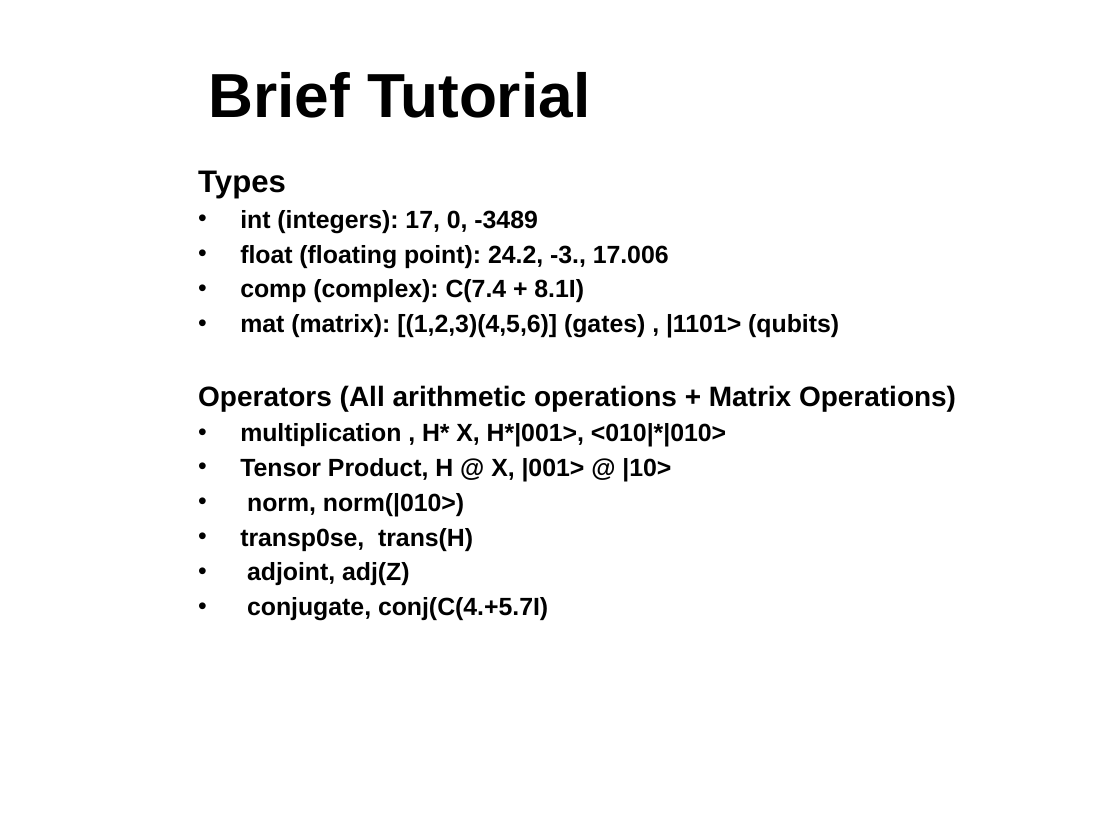
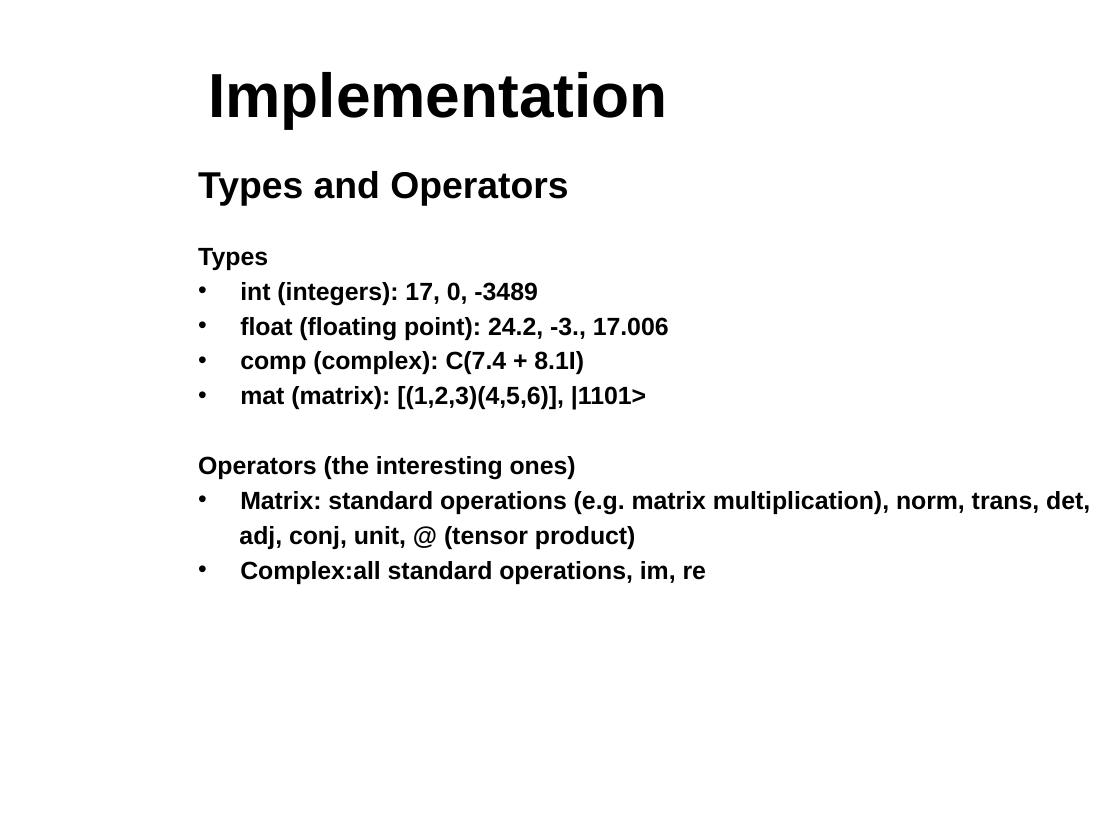
Before and after one commit to sdk21/PLT, a slide deck: slide 14 of Demo/Qlang.pptx (slide 6 before the commit). Drawn at 1120x840 pixels with LibreOffice and Linux fonts; fonts in the diff are those of the drawing; background and template pictures are left out. Boxes give left, top, right and bottom in pixels: in the first picture for what was removed or moved away, otherwise in the second. Text is boxed around its words. In the diff, an @@ line names an element or a change of style, - is before the commit and + after.

```diff
--- a/Demo/Qlang.pptx
+++ b/Demo/Qlang.pptx
@@ title at bbox=[208, 72, 667, 129]: text changed @@
-Brief Tutorial
+Implementation
@@ text at bbox=[198, 171, 568, 206]: paragraph added @@
+Types and Operators
@@ text at bbox=[198, 248, 268, 270]: size 20 to 16 pt in "Types" @@
@@ text at bbox=[198, 386, 1090, 584]: text changed @@
-• mat (matrix): [(1,2,3)(4,5,6)] (gates) , |1101> (qubits)
-Operators (All arithmetic operations + Matrix Operations)
-• multiplication , H* X, H*|001>, <010|*|010>
-• Tensor Product, H @ X, |001> @ |10>
-• norm, norm(|010>)
-• transp0se, trans(H)
-• adjoint, adj(Z)
-• conjugate, conj(C(4.+5.7I)
+• mat (matrix): [(1,2,3)(4,5,6)], |1101>
+Operators (the interesting ones)
+• Matrix: standard operations (e.g. matrix multiplication), norm, trans, det,
+adj, conj, unit, @ (tensor product)
+• Complex:all standard operations, im, re
```
Also in this commit, not shown: 9 other slides changed, 3 slides added, 3 slides removed, 1 other file.
